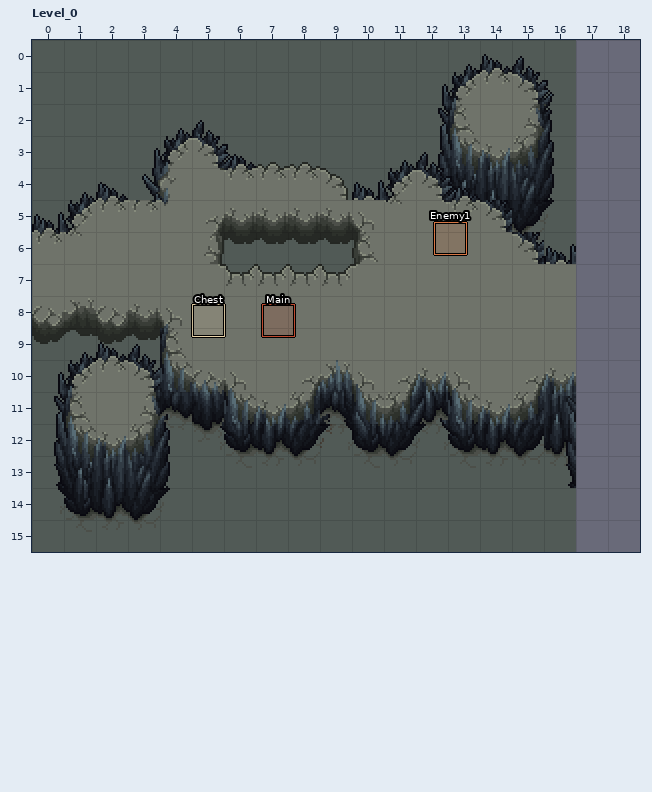
Level history. LDtk project: lab/matrimony/LDtK_Matrimony/Matrimony.ldtk. Above: the version before the commit.
Cells are 16x16 px. Shown: Level_0 x 0..18, y 0..15. The old version is drawn lined up with the new one.
Now the later version:
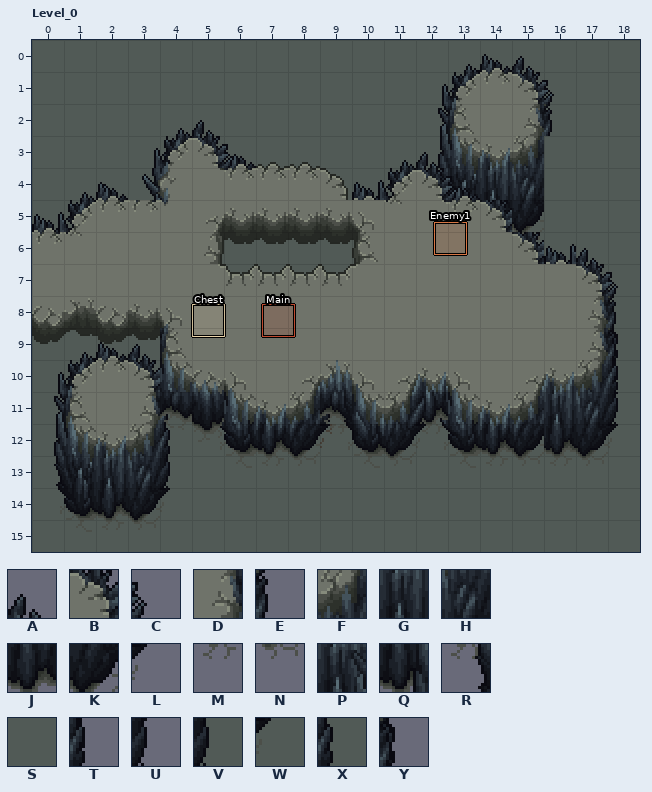
Key: from "Ground_rocks": A 3, B 29, C 30, D 55, E 56, F 81, G 106, H 107, J 132, K 133, L 134, M 158, N 159, P 191, Q 217, R 243, S 1495, T 108 under 82, U 134 under 108, V 1495 under 108, W 1495 under 134, X 1495 under 82, Y 82 under 56.
_ is an empty cell.
What changed:
{"change": "map size 17x16 -> 19x16 cells"}
{"where": "layer \"Back_Background\""}
{"y":0,"x":17,"old":"__","new":"SS"}
{"y":1,"x":17,"old":"__","new":"SS"}
{"y":2,"x":17,"old":"__","new":"SS"}
{"y":3,"x":16,"old":"X__","new":"SSS"}
{"y":4,"x":16,"old":"V__","new":"SSS"}
{"y":5,"x":16,"old":"W__","new":"SSS"}
{"y":6,"x":17,"old":"__","new":"SS"}
{"y":7,"x":17,"old":"__","new":"SS"}
{"y":8,"x":18,"old":"_","new":"S"}
{"y":9,"x":18,"old":"_","new":"S"}
{"y":10,"x":18,"old":"_","new":"S"}
{"y":11,"x":18,"old":"_","new":"S"}
{"y":12,"x":17,"old":"__","new":"SS"}
{"y":13,"x":17,"old":"__","new":"SS"}
{"y":14,"x":17,"old":"__","new":"SS"}
{"y":15,"x":17,"old":"__","new":"SS"}
{"where": "layer \"Tiles\""}
{"y":6,"x":17,"old":"_","new":"A"}
{"y":7,"x":17,"old":"__","new":"BC"}
{"y":8,"x":17,"old":"__","new":"DE"}
{"y":9,"x":17,"old":"__","new":"DY"}
{"y":10,"x":17,"old":"__","new":"FT"}
{"y":11,"x":16,"old":"P__","new":"GHU"}
{"y":12,"x":16,"old":"Q__","new":"JKL"}
{"y":13,"x":16,"old":"R_","new":"MN"}
{"label":"changed","picture_box":[544,40,640,552]}
